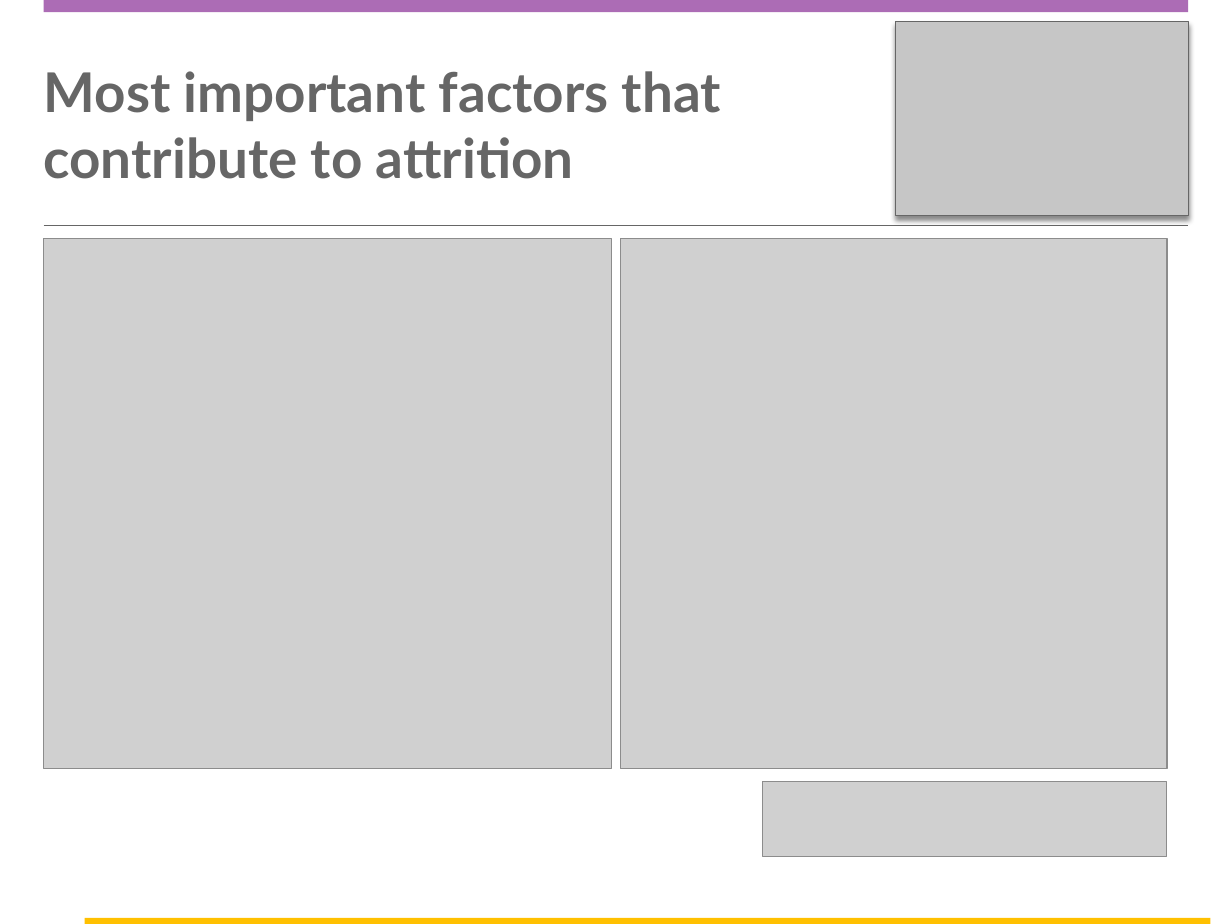
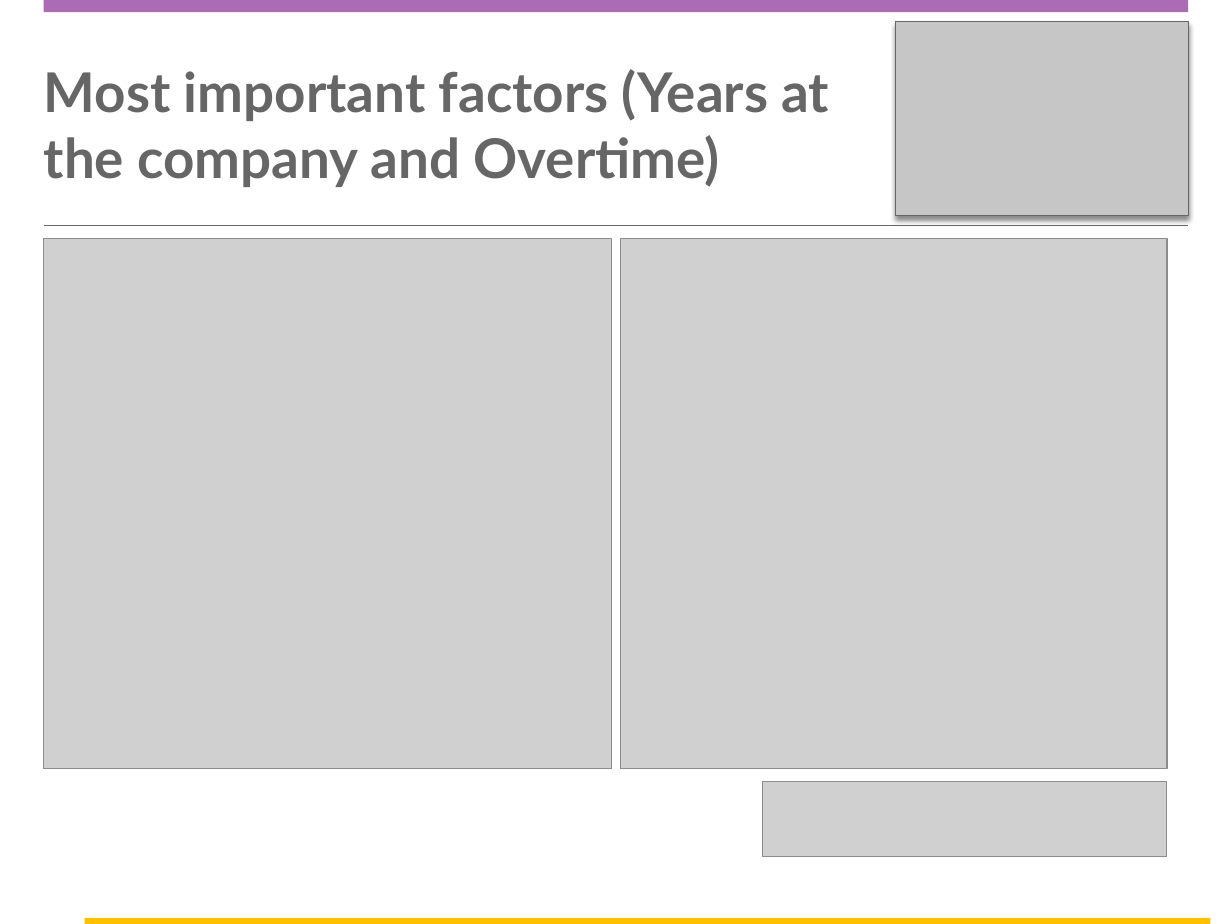
Before and after one commit to carlosAtestevez/CaseStudy2DDS, a slide deck: slide 8 of DDSAnalytics Presentation.pptx. Drawn at 1232x924 pixels with LibreOffice and Linux fonts; fonts in the diff are those of the drawing; grey boxes stand for pictures; background and template pictures are left out. Boxes give left, top, right and bottom in pixels: in the first picture for what was removed or moved away, otherwise in the second. Text is boxed around its words. In the diff, an @@ line names an element or a change of style, - is before the commit and + after.

```diff
--- a/DDSAnalytics Presentation.pptx
+++ b/DDSAnalytics Presentation.pptx
@@ title at bbox=[44, 69, 829, 187]: text changed @@
-Most important factors that contribute to attrition
+Most important factors (Years at the company and Overtime)
```
Also in this commit, not shown: 5 other slides changed, 1 other file.
